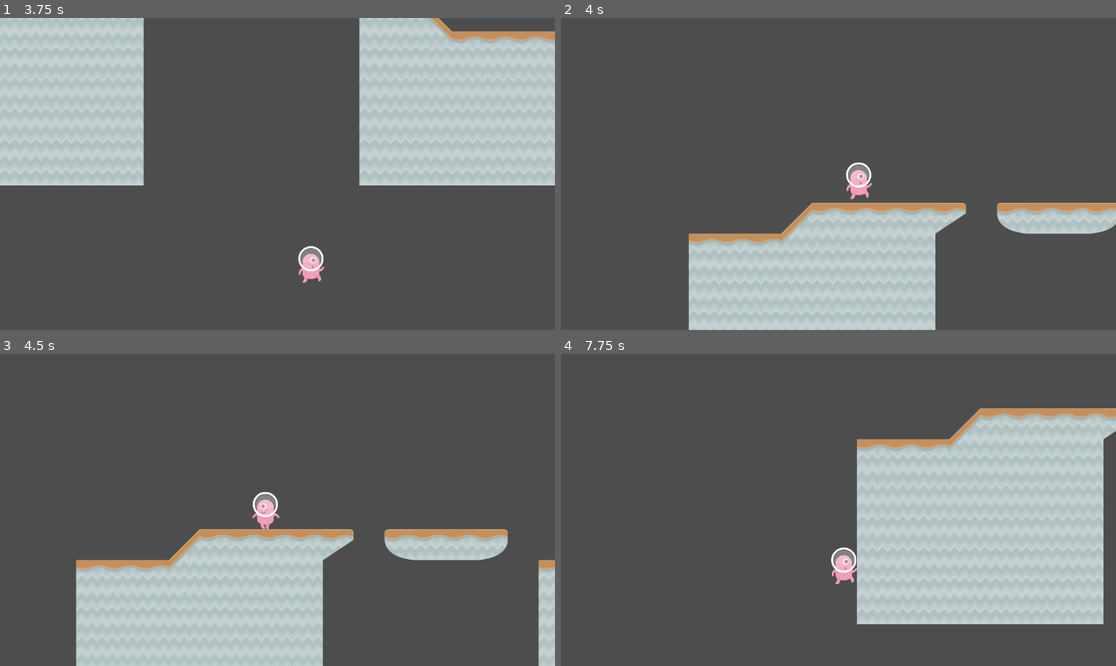
Above: before the commit, frames 1-4 (two rows, left to right).
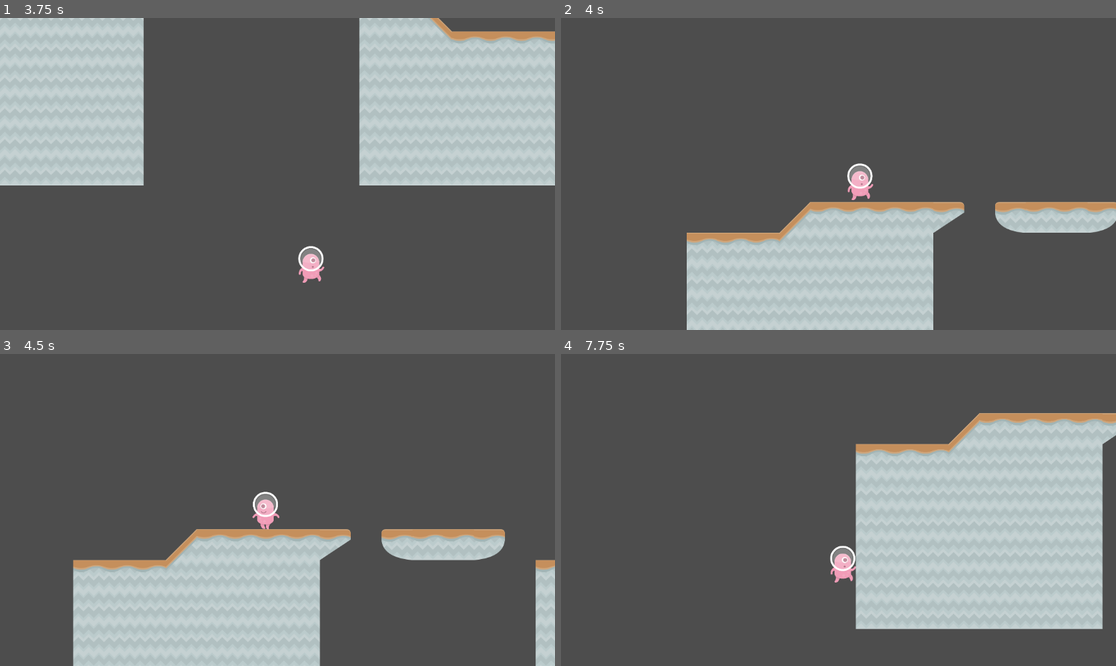
Above: after the commit, the same moments.

Repository: realynnsio/tutorial-4-gamedev
Game: Godot game, scene res://scenes/Level1.tscn
Two runs of this game, one before a commit and one after it. Both use one fixed random seed, a clock stepped at 60 frames per second and the inputs below.
Inputs:
- Up to frame 1 (3.75 s): hold Right (right) 0.53-2.03 s; tap Space (jump) at 0.77, 1.52, 3.02 s; hold A (left) 2.03-2.78 s; hold Right (right) from 2.78 s (still down)
- Up to frame 2 (4 s): keep holding Right (right); tap Space (jump) at 3.77 s
- Up to frame 3 (4.5 s): release Right (right) at 4.28 s; hold A (left) from 4.28 s (still down)
- Up to frame 4 (7.75 s): tap Space (jump) at 4.52, 6.02, 6.77, 7.52 s; release A (left) at 5.03 s; hold Right (right) 5.03-5.78 s; hold A (left) 5.78-7.28 s; hold Right (right) from 7.28 s (still down)

Frame 1 is identical in both runs. In frame 2, 1.3% of the frame differs, in the area x 22-100%, y 46-100%; in frame 3, 1.3%; in frame 4, 3.2%, in the area x 48-100%, y 17-89%.

Commit message:
Fixed level reset trigger

Diff:
--- a/scenes/Level1.tscn
+++ b/scenes/Level1.tscn
@@ -74,8 +74,8 @@
 sceneName = "Level2"
 
 [node name="LoseTrigger" parent="." instance=ExtResource("4_dvjm8")]
-position = Vector2(1768, 1000)
-scale = Vector2(186.969, 2.24689)
+position = Vector2(1811, 971)
+scale = Vector2(233.329, 2.24689)
 
 [node name="Spawner" type="Node2D" parent="."]
 position = Vector2(817, -187)
--- a/scenes/Level2.tscn
+++ b/scenes/Level2.tscn
@@ -71,8 +71,9 @@
 sceneName = "WinScreen"
 
 [node name="LoseTrigger" parent="." instance=ExtResource("4_xoy0l")]
-position = Vector2(2101, 381)
-scale = Vector2(233.329, 2.24689)
+position = Vector2(2341, 699)
+scale = Vector2(336.769, 2.24689)
+sceneName = "Level2"
 
 [node name="Spawner" type="Node2D" parent="."]
 position = Vector2(416, -797)
